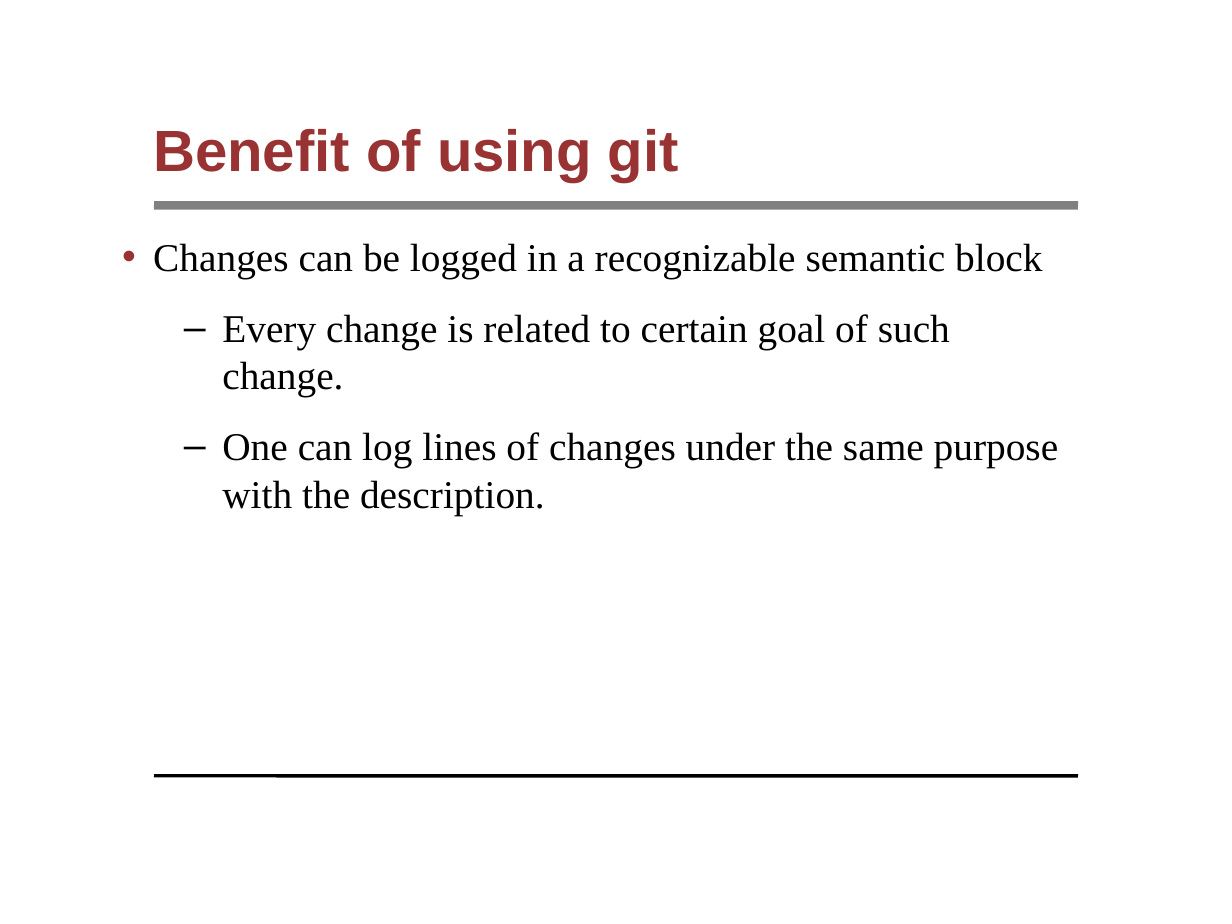
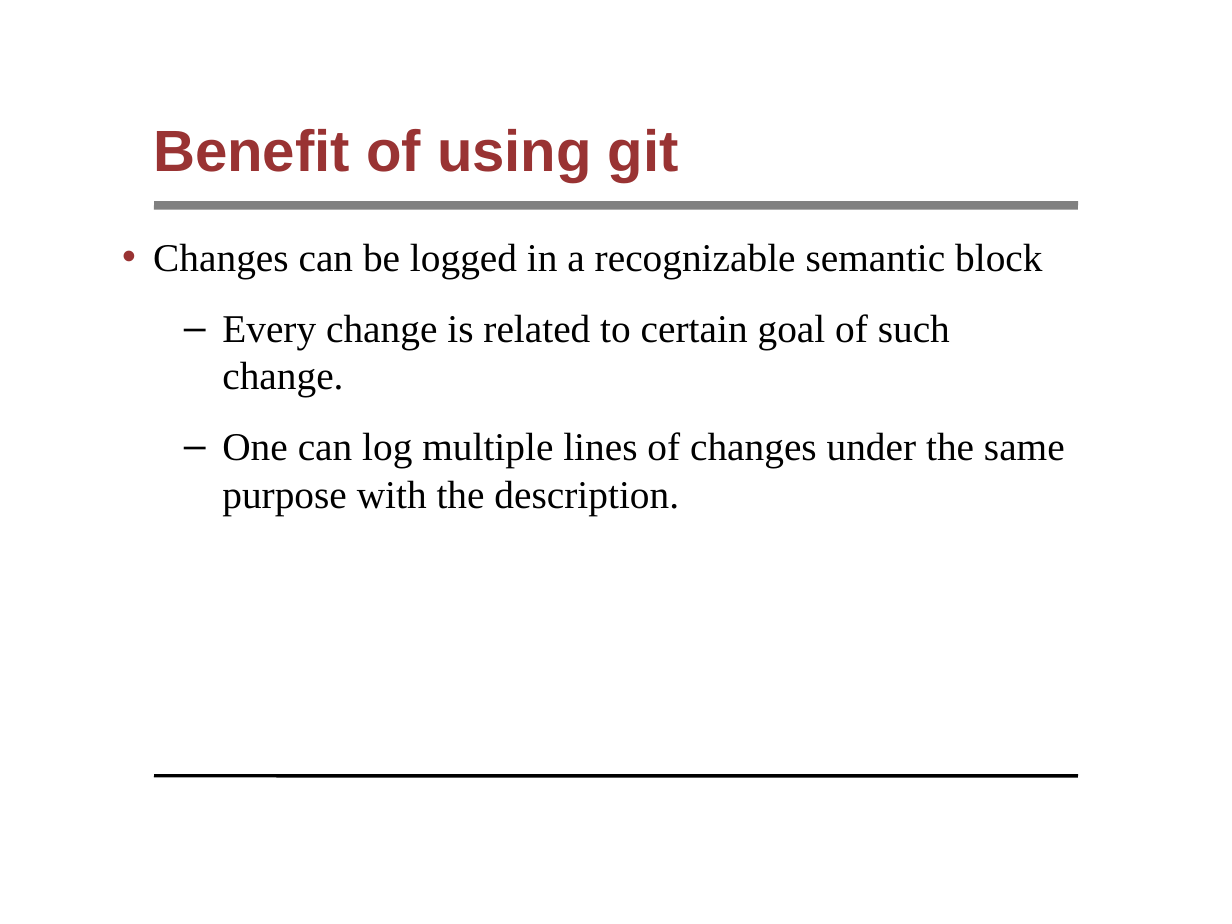
Before and after one commit to syyunn/pml-git, a slide deck: slide 5 of file-changes/main.ppt. Drawn at 1232x924 pixels with LibreOffice and Linux fonts; fonts in the diff are those of the drawing; background and template pictures are left out. Boxes give left, top, right and bottom in pixels: in the first picture for what was removed or moved away, otherwise in the second. Text is boxed around its words. In the diff, an @@ line names an element or a change of style, - is before the commit and + after.

```diff
--- a/file-changes/main.ppt
+++ b/file-changes/main.ppt
@@ text at (x1=222, y1=432, x2=1065, y2=516): text changed @@
-  – One can log lines of changes under the same purpose with the description.
+  – One can log multiple lines of changes under the same purpose with the description.
```
Also in this commit, not shown: 1 other file.
